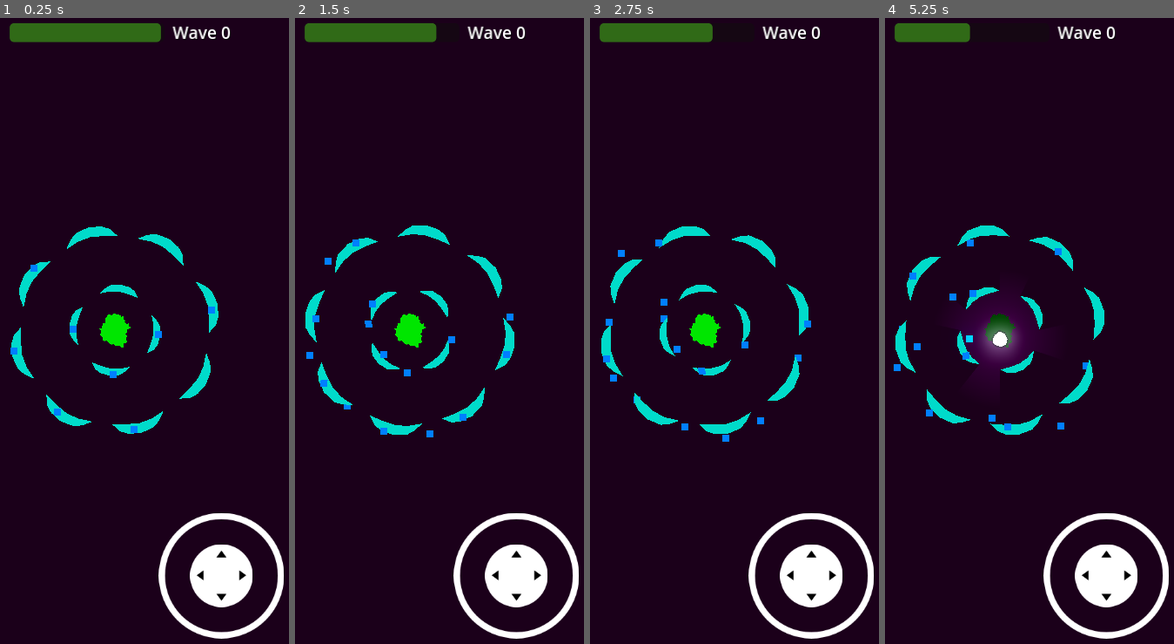
Above: before the commit, frames 1-4 (left to right).
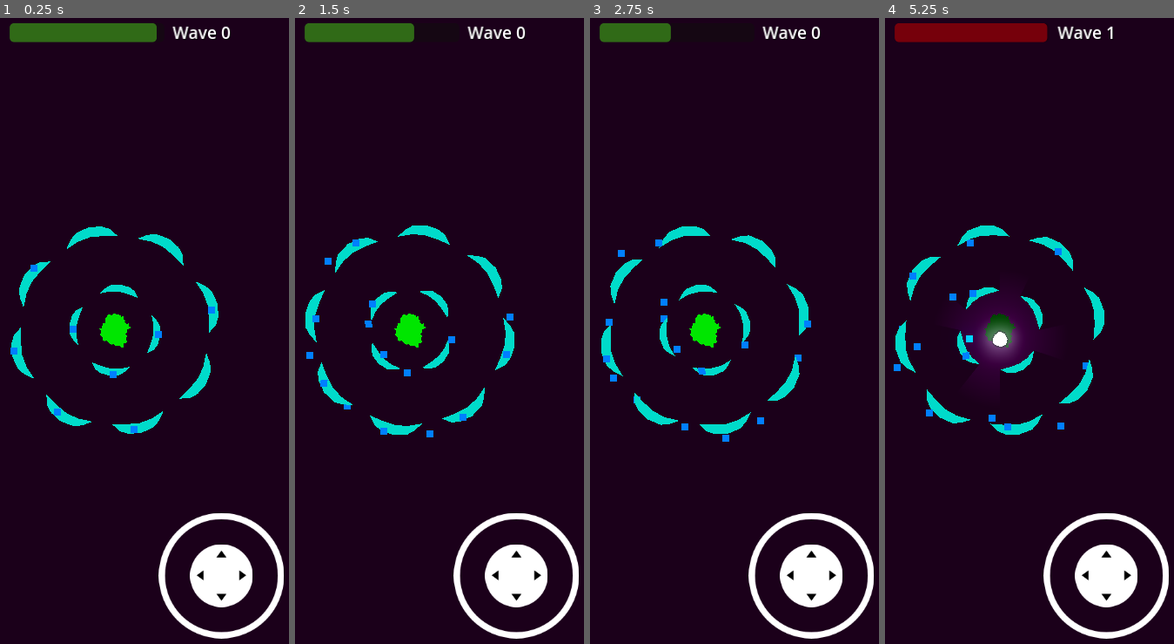
Above: after the commit, the same moments.

Repository: CatsAreCuteAndFast/Tower-Defense-Skilled
Game: Godot game, scene res://scenes/levels/main.tscn
Two runs of this game, one before a commit and one after it. Both use one fixed random seed, a clock stepped at 60 frames per second and the inputs below.
Inputs (mouse positions are in pixels of both pictures, inside the frame that each line leads up to):
- Up to frame 1 (0.25 s): no input
- Up to frame 2 (1.5 s): move the mouse to (503, 293) at 0.52 s; hold D (right) 0.53-1.25 s; click (503, 293) at 0.6 s; drag from (326, 362) to (390, 468) at 1.27 s
- Up to frame 3 (2.75 s): move the mouse to (746, 174) at 2.02 s; hold D (right) from 2.03 s (still down); click (746, 174) at 2.1 s
- Up to frame 4 (5.25 s): release D (right) at 2.75 s; drag from (980, 468) to (outside the picture) at 2.77 s; move the mouse to (1124, 437) at 3.52 s; hold A (left) 3.53-4.25 s; click (1124, 437) at 3.6 s; drag from (outside the picture) to (937, 155) at 4.27 s; move the mouse to (1020, 331) at 5.02 s; hold S (down) from 5.03 s (still down); click (1020, 331) at 5.1 s

The runs differ from the first frame. In frame 1, less than 0.1% of the frame differs, in the area x 53-56%, y 0-4%; in frame 2, 0.2%; in frame 3, 0.4%; in frame 4, 1.7%, in the area x 3-80%, y 0-4%.

Commit message:
Made waves longer

Diff:
--- a/scenes/enemy_spawner.tscn
+++ b/scenes/enemy_spawner.tscn
@@ -78,7 +78,7 @@
 
 [node name="EnemySpawner" type="Node2D"]
 script = ExtResource("1_e0h0o")
-break_between_waves = 5.0
+wave_length = 20.0
 
 [node name="CanvasLayer" type="CanvasLayer" parent="."]
 
--- a/scenes/levels/main.tscn
+++ b/scenes/levels/main.tscn
@@ -43,7 +43,6 @@
 environment = SubResource("Environment_5jsac")
 
 [node name="EnemySpawner" parent="." instance=ExtResource("3_2eag5")]
-break_between_waves = 10.0
 
 [node name="CanvasLayer" type="CanvasLayer" parent="."]
 
--- a/scripts/enemy_spawner.gd
+++ b/scripts/enemy_spawner.gd
@@ -5,7 +5,7 @@
 @onready var animation_player: AnimationPlayer = $AnimationPlayer
 
 @export var wave_length = 10.0
-@export var break_between_waves = 10.0
+@export var break_between_waves = 5.0
 @export var first_wave_enemies = 5
 @export var enemies_per_wave = 1
 
@@ -18,17 +18,16 @@
 var when_to_spawn : Array[float]
 
 func _ready() -> void:
-	create_random_increments(wave_length, enemies_to_spawn)
+	create_random_increments(wave_length - 10, enemies_to_spawn)
 
 func _process(delta: float) -> void:
 	elapsed_time += delta
-
 	if current_state == "idle" and elapsed_time > break_between_waves:
 		current_state = "attack"
 		elapsed_time = 0.0
 
 		enemies_to_spawn = first_wave_enemies + wave * enemies_per_wave
-		create_random_increments(wave_length, enemies_to_spawn)
+		create_random_increments(wave_length - 10, enemies_to_spawn)
 
 		wave += 1
 		wave_text.text = "Wave " + str(wave)
--- a/scripts/player.gd
+++ b/scripts/player.gd
@@ -43,7 +43,8 @@
 		state_machine.change_state("NotFocused")
 
 func destroy(violent : bool):
-	collision_shape_2d.queue_free()
+	if collision_shape_2d:
+		collision_shape_2d.queue_free()
 	if violent:
 		point_light.color = Color(0, 0, 0, 0)
 		polygon_2d.self_modulate = Color(0, 0, 0, 0)
Not shown, changed: lighting.apk.idsig
